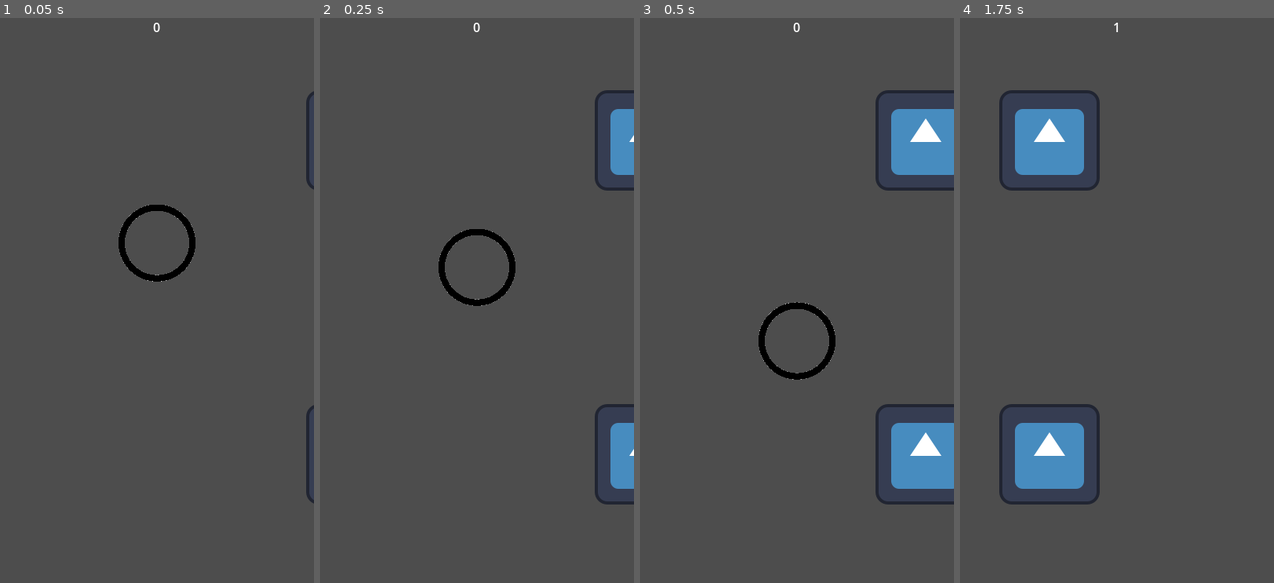
Above: before the commit, frames 1-4 (left to right).
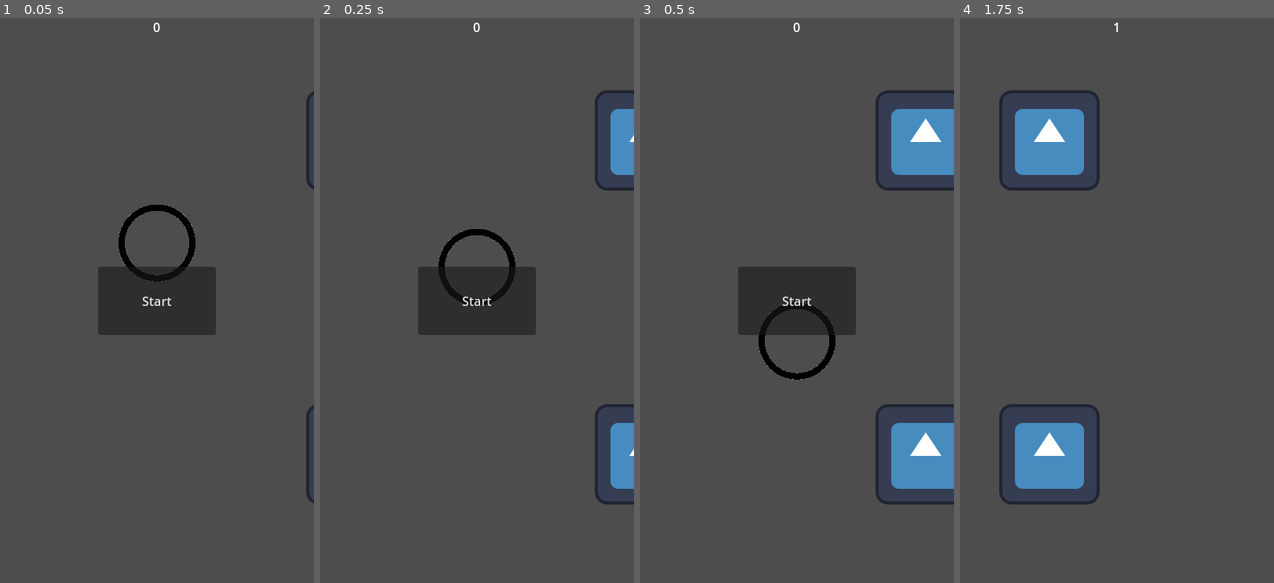
Above: after the commit, the same moments.

Repository: coreypowerdejong/flappy-bird
Game: Godot game, scene res://main.tscn
Two runs of this game, one before a commit and one after it. Both use one fixed random seed, a clock stepped at 60 frames per second and the inputs below. The engine's default icon, where the game draws it, is replaced by a stand-in: a white triangle on a blue panel in a dark square.
Inputs (mouse positions are in pixels of both pictures, inside the frame that each line leads up to):
- Up to frame 1 (0.05 s): no input
- Up to frame 2 (0.25 s): no input
- Up to frame 3 (0.5 s): no input
- Up to frame 4 (1.75 s): click (1117, 300) at 0.5 s, where only the run after the commit has a clickable "Start"; tap Space (jump) at 1.52 s

The runs differ from the first frame. In frame 1, 4.3% of the frame differs, in the area x 31-69%, y 44-57%; in frame 2, 4.2%; in frame 3, 4.2%; in frame 4, nothing differs.

Commit message:
Move HUD logic to HUD node

Diff:
--- a/ScoreLabel.gd
+++ b/HUD.gd
@@ -1,10 +1,12 @@
-extends Label
+extends CanvasLayer
+
+signal start_game
 
 var score
 # Called when the node enters the scene tree for the first time.
 func _ready():
 	score = 0
-	text = str(score)
+	$ScoreLabel.text = str(score)
 
 
 # Called every frame. 'delta' is the elapsed time since the previous frame.
@@ -14,4 +16,9 @@
 
 func _on_pipe_score_point():
 	score += 1
-	text = str(score)
+	$ScoreLabel.text = str(score)
+
+
+func _on_start_button_pressed():
+	$StartButton.hide()
+	start_game.emit()
--- a/main.tscn
+++ b/main.tscn
@@ -4,7 +4,7 @@
 [ext_resource type="Texture2D" uid="uid://6u7m0q0bsxw" path="res://debug_circle.png" id="1_rt342"]
 [ext_resource type="Script" path="res://pipe.gd" id="3_kgtnp"]
 [ext_resource type="Texture2D" uid="uid://co5me0f41s647" path="res://icon.svg" id="3_mn8v4"]
-[ext_resource type="Script" path="res://ScoreLabel.gd" id="5_61chw"]
+[ext_resource type="Script" path="res://HUD.gd" id="5_yewmo"]
 
 [sub_resource type="RectangleShape2D" id="RectangleShape2D_ip1gb"]
 size = Vector2(128, 128)
@@ -51,6 +51,7 @@
 texture = ExtResource("1_rt342")
 
 [node name="HUD" type="CanvasLayer" parent="."]
+script = ExtResource("5_yewmo")
 
 [node name="ScoreLabel" type="Label" parent="HUD"]
 anchors_preset = 5
@@ -61,6 +62,22 @@
 offset_bottom = 23.0
 grow_horizontal = 2
 horizontal_alignment = 1
-script = ExtResource("5_61chw")
 
-[connection signal="score_point" from="pipe" to="HUD/ScoreLabel" method="_on_pipe_score_point"]
+[node name="StartButton" type="Button" parent="HUD"]
+anchors_preset = 8
+anchor_left = 0.5
+anchor_top = 0.5
+anchor_right = 0.5
+anchor_bottom = 0.5
+offset_left = -75.0
+offset_top = -43.5
+offset_right = 75.0
+offset_bottom = 43.5
+grow_horizontal = 2
+grow_vertical = 2
+size_flags_horizontal = 4
+size_flags_vertical = 4
+text = "Start"
+
+[connection signal="score_point" from="pipe" to="HUD" method="_on_pipe_score_point"]
+[connection signal="pressed" from="HUD/StartButton" to="HUD" method="_on_start_button_pressed"]
